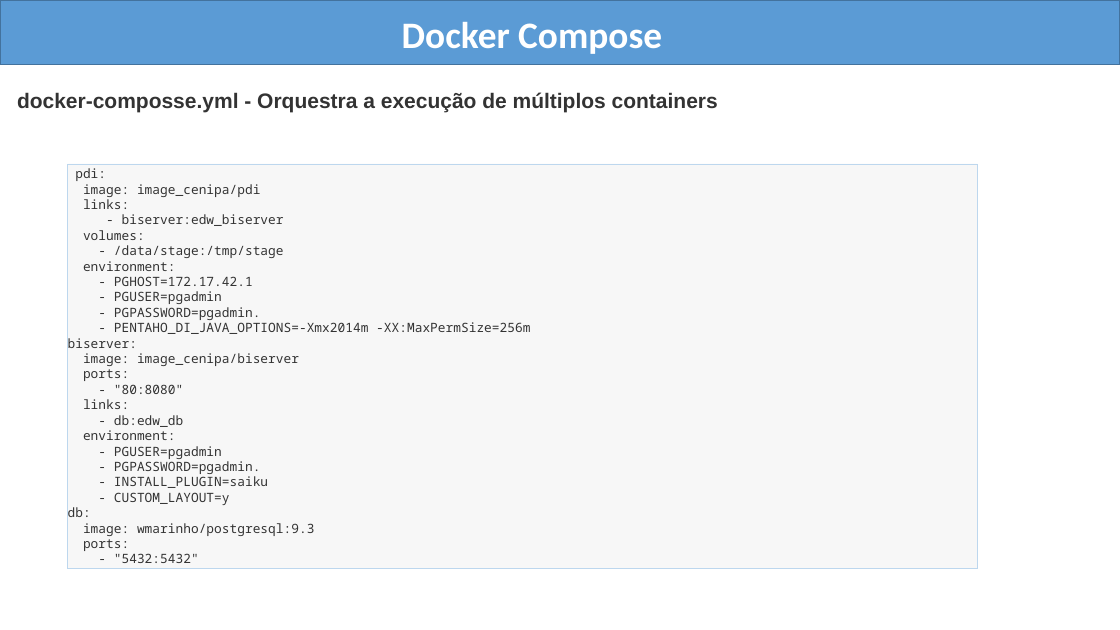
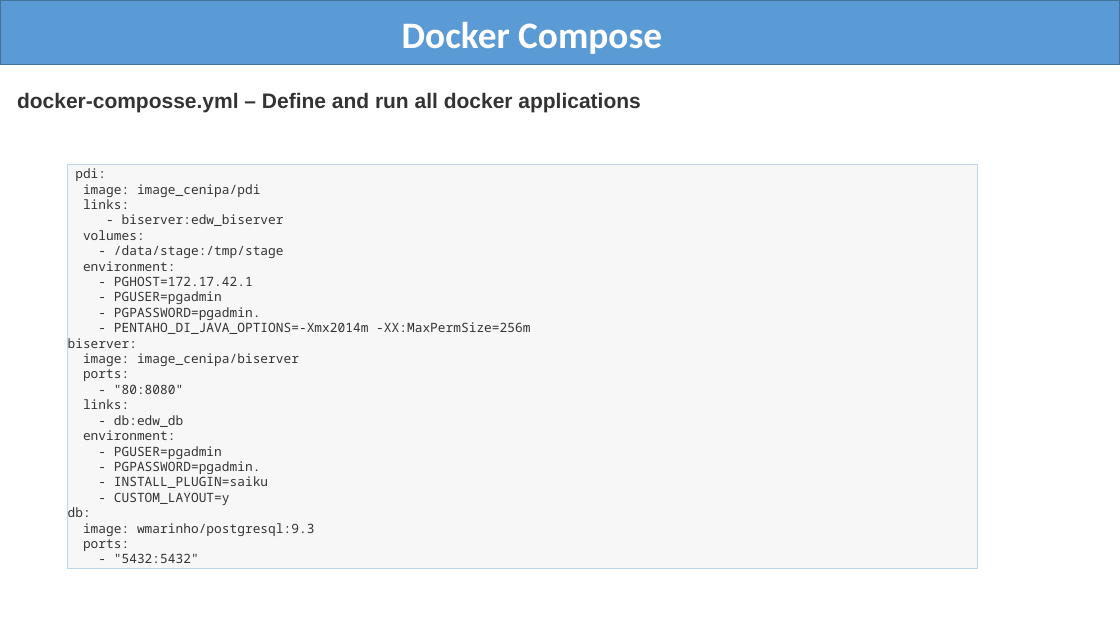
Before and after one commit to wmarinho/edw_cenipa, a slide deck: slide 13 of docs/projeto-docker-pentaho-cenipa.pptx. Drawn at 1120x630 pixels with LibreOffice and Linux fonts; fonts in the diff are those of the drawing. Boxes give left, top, right and bottom in pixels: in the first picture for what was removed or moved away, otherwise in the second. Text is boxed around its words. In the diff, an @@ line names an element or a change of style, - is before the commit and + after.

```diff
--- a/docs/projeto-docker-pentaho-cenipa.pptx
+++ b/docs/projeto-docker-pentaho-cenipa.pptx
@@ text at (17,92,640,113): text changed @@
-docker-composse.yml - Orquestra a execução de múltiplos containers
+docker-composse.yml – Define and run all docker applications
```
Also in this commit, not shown: 13 other slides changed, 3 other files.
